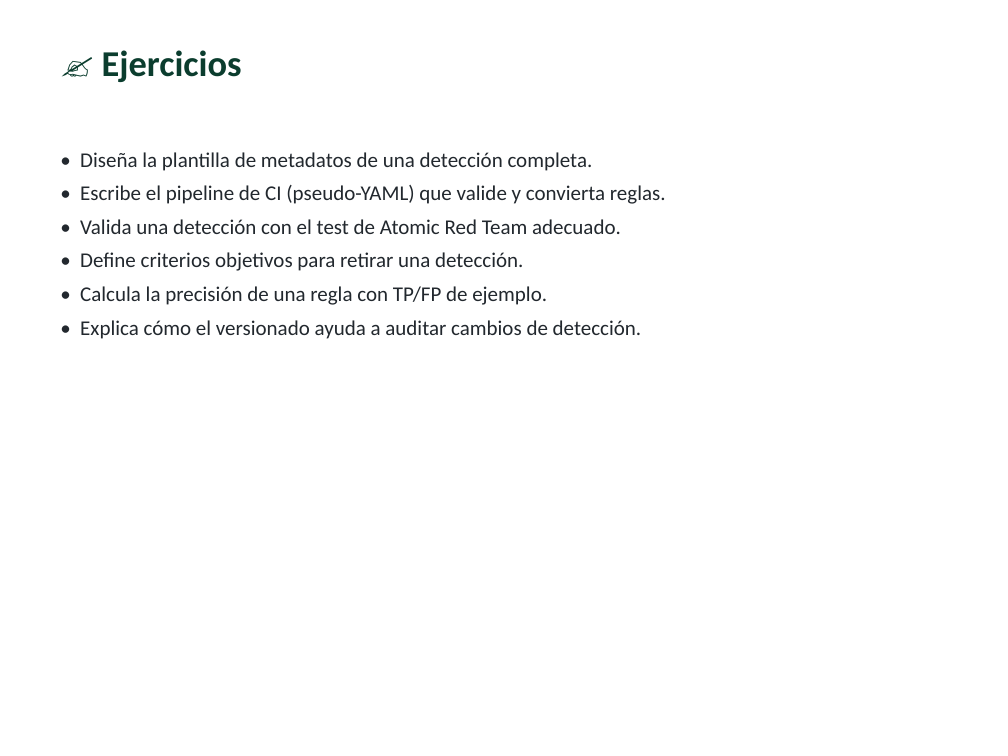
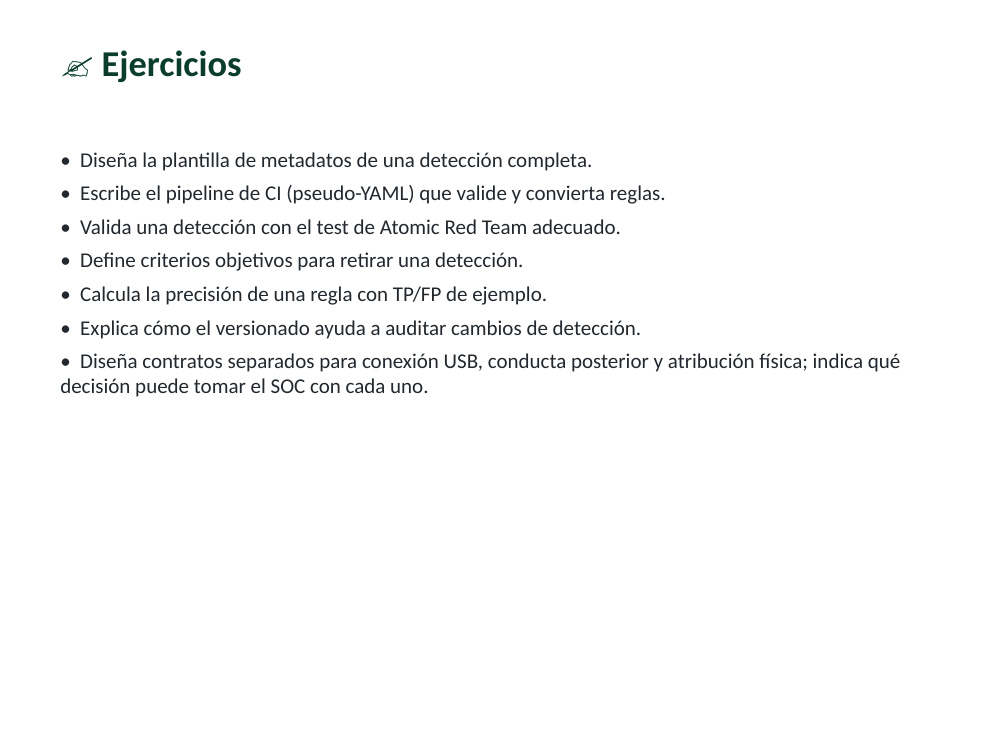
Before and after one commit to vladimiracunadev-create/modern-cybersecurity-program, a slide deck: slide 12 of classes/parte-8-blue-team-deteccion-y-soc/199-ingenieria-de-deteccion-como-disciplina/clase-199-presentacion.pptx. Drawn at 1008x756 pixels with LibreOffice and Linux fonts; fonts in the diff are those of the drawing. Boxes give left, top, right and bottom in pixels: in the first picture for what was removed or moved away, otherwise in the second. Text is boxed around its words. In the diff, an @@ line names an element or a change of style, - is before the commit and + after.

```diff
--- a/classes/parte-8-blue-team-deteccion-y-soc/199-ingenieria-de-deteccion-como-disciplina/clase-199-presentacion.pptx
+++ b/classes/parte-8-blue-team-deteccion-y-soc/199-ingenieria-de-deteccion-como-disciplina/clase-199-presentacion.pptx
@@ text at [60, 353, 900, 397]: paragraph added @@
+• Diseña contratos separados para conexión USB, conducta posterior y atribución física; indica qué decisión puede tomar el SOC con cada uno.
```
Also in this commit, not shown: 1 other slide changed, 2 other files.
